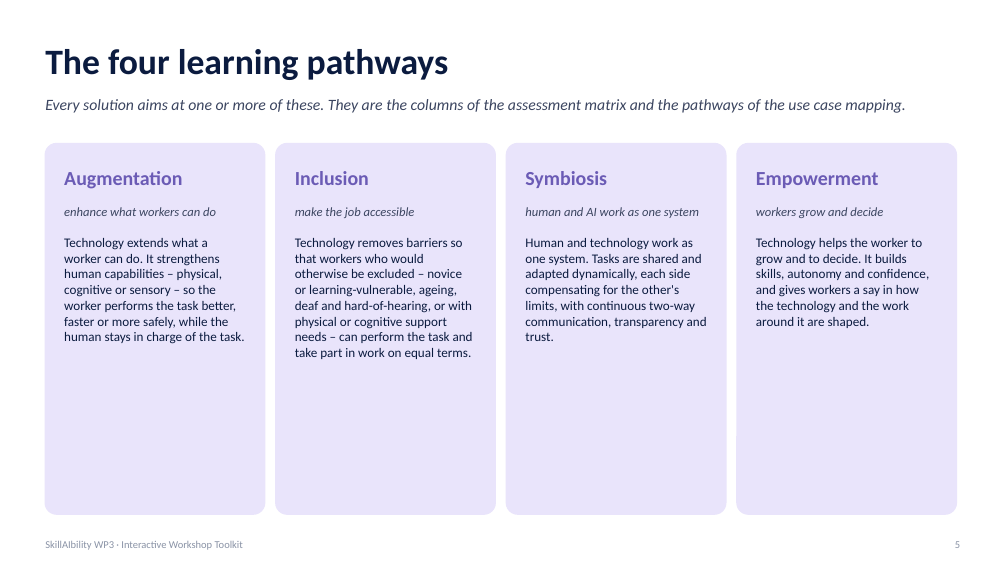
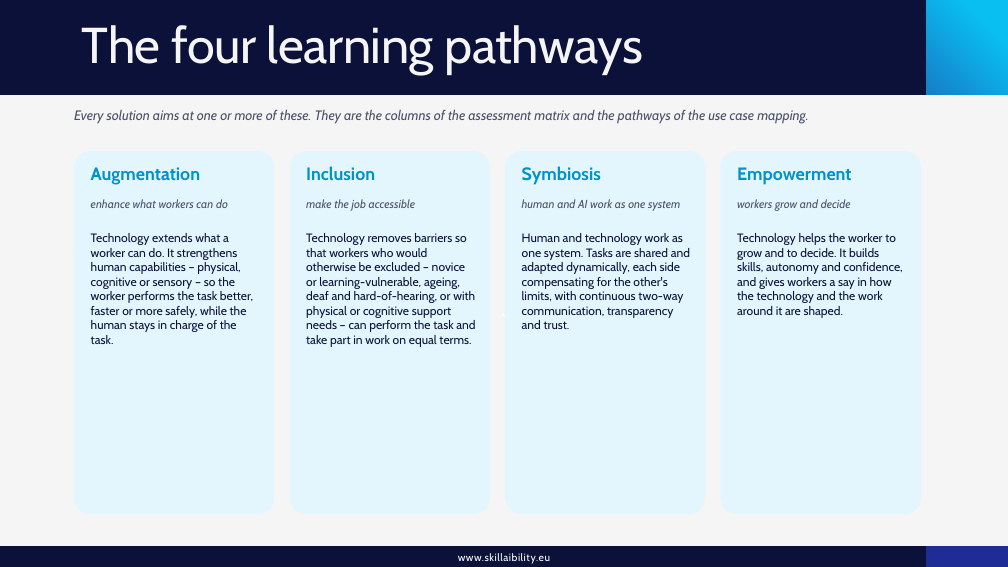
Before and after one commit to DiamondCao1996/SkillAIbility-WP3, a slide deck: slide 5 of docs/SkillAIbility_WP3_Workshop_Procedure.pptx. Drawn at 1008x567 pixels with LibreOffice and Linux fonts; fonts in the diff are those of the drawing; background and template pictures are left out. Boxes give left, top, right and bottom in pixels: in the first picture for what was removed or moved away, otherwise in the second. Text is boxed around its words. In the diff, an @@ line names an element or a change of style, - is before the commit and + after.

```diff
--- a/docs/SkillAIbility_WP3_Workshop_Procedure.pptx
+++ b/docs/SkillAIbility_WP3_Workshop_Procedure.pptx
@@ background #FFFFFF to #F5F5F5 @@
@@ rectangle added at [0,0,1008,95], fill #0B1138 @@
@@ title "The four learning pathways": place and size @@
-title "The four learning pathways" at [45,49,449,80]
+title "The four learning pathways" at [82,25,643,74]
@@ title "The four learning pathways" at [82,25,643,74]: size 34 to 48 pt, font Calibri to Cabin, text colour #0B1B3F to #F5F5F5, letter spacing 0 to -0.4 pt, bold off; line spacing 1 to 0.9 @@
@@ rectangle added at [926,0,1008,567], fill gradient #1D2D95 to #177BC7 to #09BEF1 @@
@@ rectangle added at [0,95,1008,546], fill #F5F5F5, 18 pt, text #FFFFFF @@
+`
@@ text "Every solution aims at one ...": place and size @@
-text "Every solution aims at one ..." at [45,99,906,113]
+text "Every solution aims at one ..." at [74,109,809,124]
@@ text "Every solution aims at one ..." at [74,109,809,124]: size 15 to 13 pt, font Calibri to Cabin, text colour #3B4560 to #4A526B; more space between paragraphs; vertical alignment middle to top @@
@@ rounded rectangle: place and size @@
-rounded rectangle at [45,144,265,514]
+rounded rectangle at [74,151,274,514]
@@ text "Augmentation": place and size @@
-text "Augmentation" at [64,171,182,189]
+text "Augmentation" at [91,167,200,185]
@@ rounded rectangle: place and size @@
-rounded rectangle at [276,144,495,514]
+rounded rectangle at [290,151,490,514]
@@ text "Inclusion": place and size @@
-text "Inclusion" at [295,171,369,185]
+text "Inclusion" at [306,166,375,180]
@@ rounded rectangle: place and size @@
-rounded rectangle at [507,144,726,514]
+rounded rectangle at [505,151,706,514]
@@ fill #E9E4FB to #E3F6FD; outline #E9E4FB 1.5 pt to none; proportions changed in 4 elements at [290,151,490,514], [505,151,706,514], [74,151,274,514], [721,151,921,514] @@
@@ rounded rectangle: place and size @@
-rounded rectangle at [737,144,957,514]
+rounded rectangle at [721,151,921,514]
@@ size 19 to 17 pt, font Calibri to Cabin, text colour #6B5BB5 to #0092CA; more space between paragraphs; vertical alignment middle to top in 4 elements at [306,166,375,180], [522,166,601,185], [91,167,200,185], [737,167,852,185] @@
@@ text "Empowerment": place and size @@
-text "Empowerment" at [756,172,879,188]
+text "Empowerment" at [737,167,852,185]
@@ text "enhance what workers can do": place and size @@
-text "enhance what workers can do" at [64,207,216,216]
+text "enhance what workers can do" at [91,199,228,208]
@@ text "make the job accessible": place and size @@
-text "make the job accessible" at [295,207,415,218]
+text "make the job accessible" at [306,199,415,210]
@@ size 12 to 11 pt, font Calibri to Cabin, text colour #3B4560 to #4A526B; more space between paragraphs; vertical alignment middle to top in 4 elements at [306,199,415,210], [522,199,680,211], [91,199,228,208], [737,199,851,211] @@
@@ text "workers grow and decide": place and size @@
-text "workers grow and decide" at [756,207,883,218]
+text "workers grow and decide" at [737,199,851,211]
@@ text "Technology extends what a worker ...": place and size @@
-text "Technology extends what a worker ..." at [64,238,245,344]
+text "Technology extends what a worker ..." at [91,233,253,344]
@@ text "Technology removes barriers so that ...": place and size @@
-text "Technology removes barriers so that ..." at [295,238,473,359]
+text "Technology removes barriers so that ..." at [306,233,475,347]
@@ size 12.5 to 11.5 pt, font Calibri to Cabin, text colour #0B1B3F to #0B1138; more space between paragraphs in 4 elements at [306,233,475,347], [522,233,690,329], [91,233,253,344], [737,233,903,318] @@
@@ text "Technology helps the worker to ...": place and size @@
-text "Technology helps the worker to ..." at [756,238,930,328]
+text "Technology helps the worker to ..." at [737,233,903,318]
@@ rectangle added at [0,546,1008,567], fill #0B1138, 10 pt, text #FFFFFF @@
+www.skillaibility.eu
@@ text removed at [45,541,243,550] @@
-SkillAIbility WP3 · Interactive Workshop Toolkit
@@ text removed at [955,541,960,548] @@
-5
```
Also in this commit, not shown: 11 other slides changed, 1 slide added.
